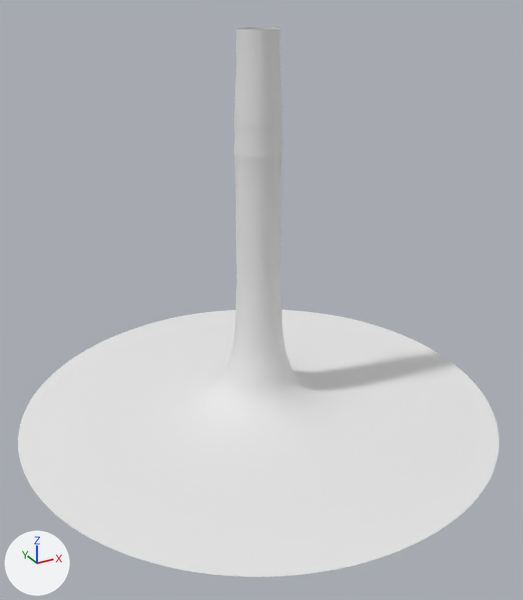
The Blender file MESHES/warp_tunnel.blend: old version first, new version second.
One viewpoint serves both versions: a 50 mm camera at (-21.1, -38.8, 27.1) aimed at (-0.6, -1.5, 8.5). Lighting does not change. The marker at lower left points along +X, +Y and +Z.

Objects in the first picture: 'NMS_WarpTunnel'.
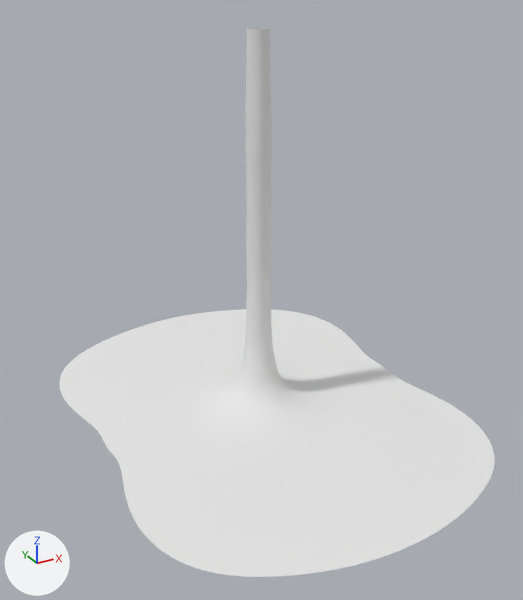
What differs and where, as boxes (x1, y1, x2, y2) in the pictures (523 x 600 px; the box of a moved part takes in the faces that stretch with it):
'NMS_WarpTunnel', reshaped (9% narrower)
    before: (18, 27, 499, 577)
    after: (59, 28, 495, 577)
part 1 of me_cylinder, moved or reshaped
    before: (18, 27, 499, 576)
    after: (59, 28, 495, 575)

The change, as a diff of the scene's bpy script:
```diff
--- a/MESHES/warp_tunnel.blend.py
+++ b/MESHES/warp_tunnel.blend.py
@@ me_cylinder @@
 # used by ob_nms_warptunnel; location = (0.0, 0.0, 8.87); rotation_euler = (0.0, 3.142, 0.0), in degrees (0, 180, 0); scale = (0.18, 0.18, 2.95)
-me_cylinder.from_pydata(...)  # 16128 vertices, 16000 faces; spans x -90.0..90.0, y -90.0..90.0, z -5.0..3.0
+me_cylinder.from_pydata(...)  # 16128 vertices, 16000 faces; spans x -66.0..66.0, y -90.0..90.0, z -5.0..3.0
+# me_cylinder part 1: 15894 of 16128 vertices moved; they spanned x -90.0..90.0, y -72.0..72.0, z -5.0..3.0 and now span x -66.0..66.0, y -71.0..71.0, z -5.0..3.0; mean shift (0.0, 0.0, 0.0); largest move (90.0, -9.0, 3.0) -> (61.0, -6.0, 3.0)
 me_cylinder.materials.append(mat_warptunnel)
```
